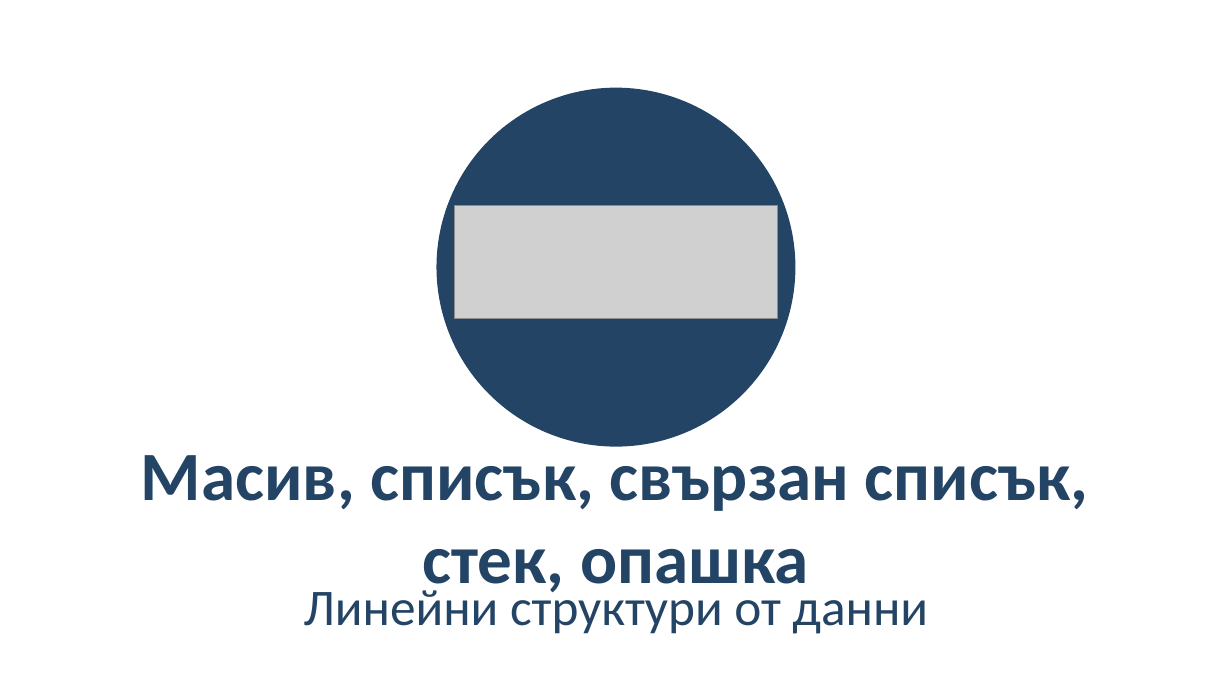
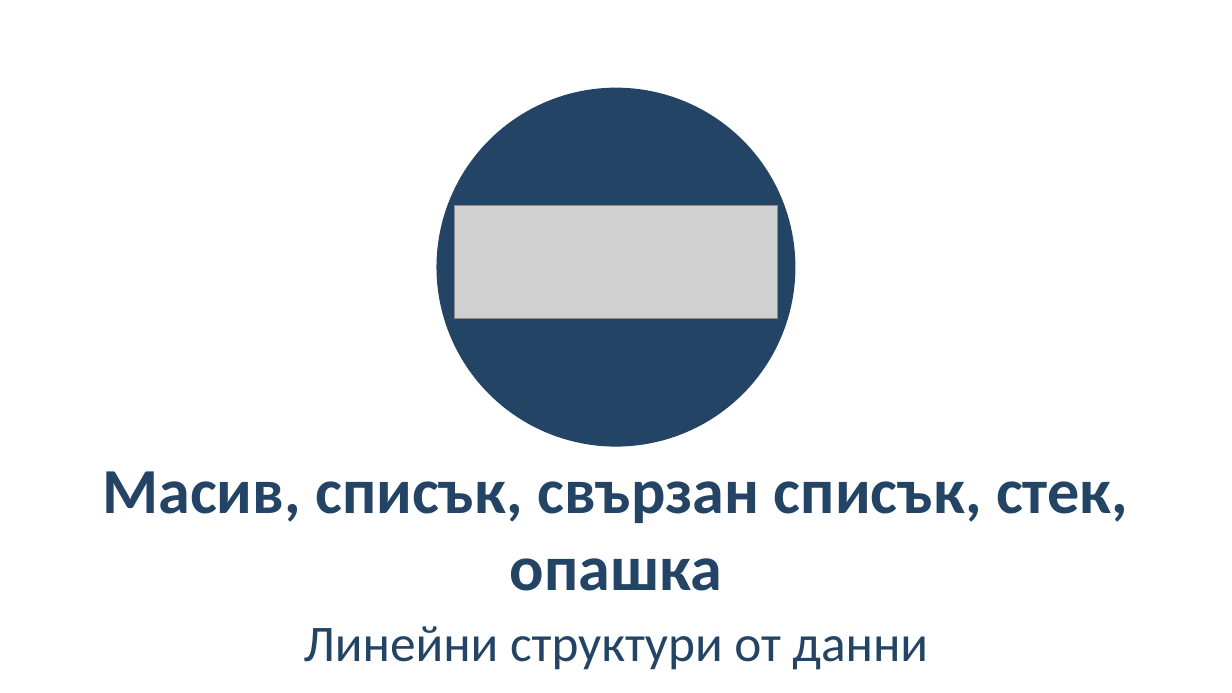
Before and after one commit to BG-IT-Edu/School-Programming, a slide deck: slide 11 of Courses/Software-Sciences/Module-2-DS-and-Algo/12.1-Data Structures-Overview-Basics/12.1-Data Structures-Overview-Basics.pptx. Drawn at 1232x693 pixels with LibreOffice and Linux fonts; fonts in the diff are those of the drawing; grey boxes stand for pictures. Boxes give left, top, right and bottom in pixels: in the first picture for what was removed or moved away, otherwise in the second. Text is boxed around its words. In the diff, an @@ line names an element or a change of style, - is before the commit and + after.

Commit message:
Design fix

```diff
--- a/Courses/Software-Sciences/Module-2-DS-and-Algo/12.1-Data Structures-Overview-Basics/12.1-Data Structures-Overview-Basics.pptx
+++ b/Courses/Software-Sciences/Module-2-DS-and-Algo/12.1-Data Structures-Overview-Basics/12.1-Data Structures-Overview-Basics.pptx
@@ title "Масив, списък, свързан списък, стек, ...": place and size @@
-title "Масив, списък, свързан списък, стек, ..." at <box>141,443,1089,597</box>
+title "Масив, списък, свързан списък, стек, ..." at <box>102,471,1128,591</box>
@@ title "Масив, списък, свързан списък, стек, ..." at <box>102,471,1128,591</box>: size 54 to 50 pt @@
@@ subtitle "Линейни структури от данни" rewrapped from <box>304,582,928,634</box> to <box>304,626,928,670</box> @@
```
